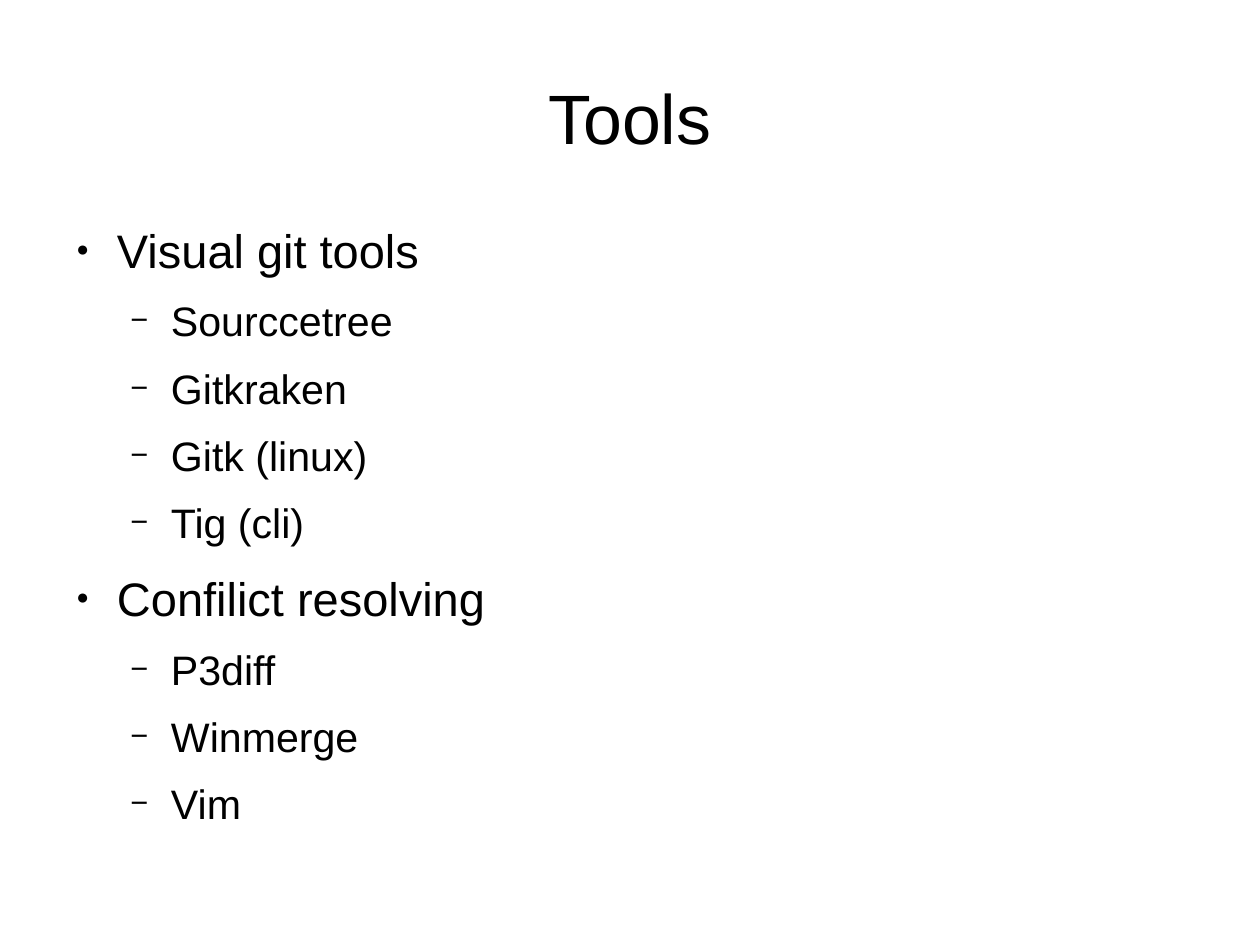
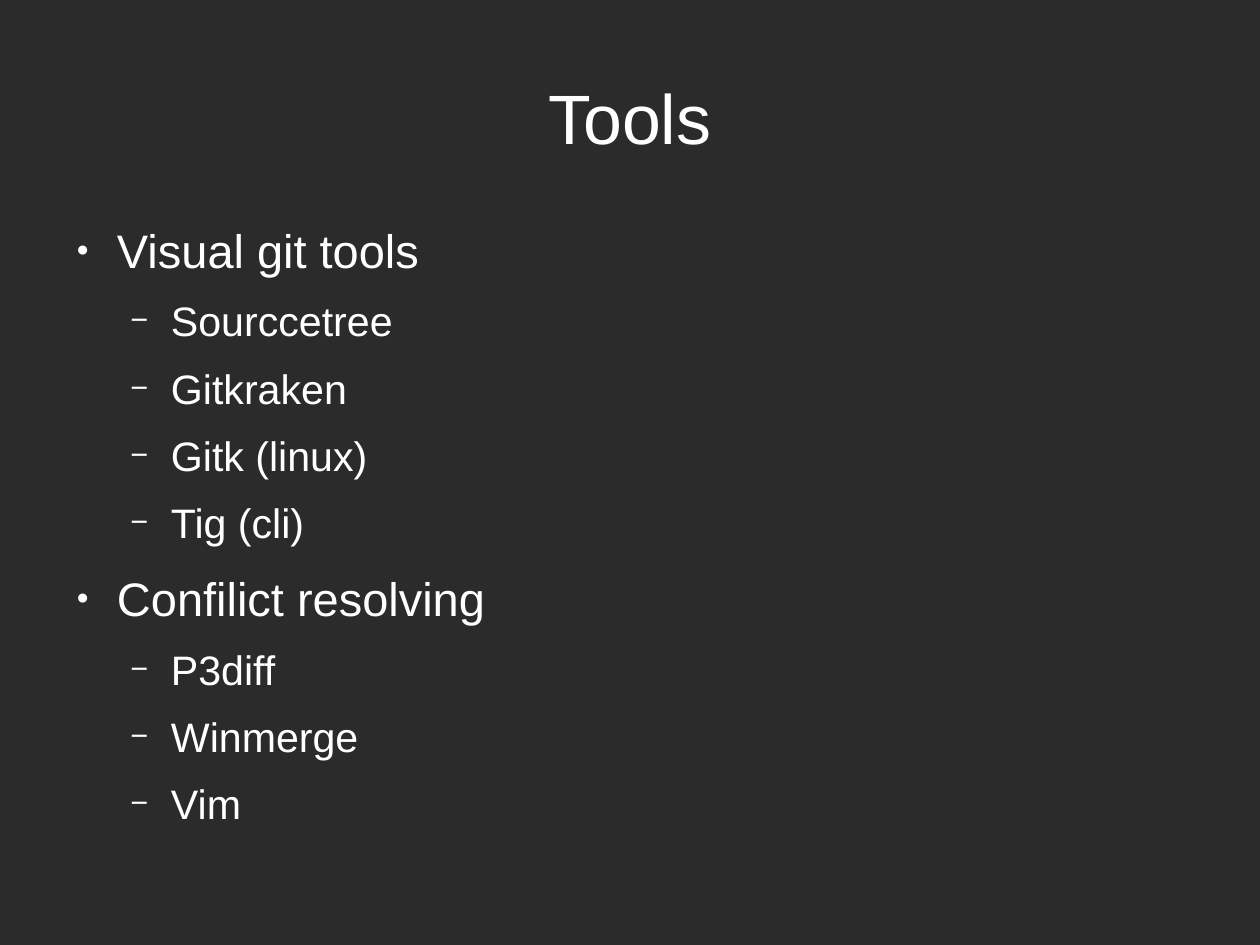
Before and after one commit to hwdegroot/days-of-code, a slide deck: slide 13 of presentation/zee-slides.odp (slide 12 before the commit). Drawn at 1260x945 pixels with LibreOffice and Linux fonts; fonts in the diff are those of the drawing; background and template pictures are left out; a plain dark background stands for a picture behind light text. Boxes give left, top, right and bottom in pixels: in the first picture for what was removed or moved away, otherwise in the second. Text is boxed around its words. In the diff, an @@ line names an element or a change of style, - is before the commit and + after.

```diff
--- a/presentation/zee-slides.odp
+++ b/presentation/zee-slides.odp
@@ background #FFFFFF to picture (left out) @@
@@ title "Tools" at bbox=[548, 93, 711, 145]: text colour #000000 to #FFFFFF @@
@@ text "Visual git tools" at bbox=[117, 234, 485, 760]: text colour #000000 to #FFFFFF; bullet colour #000000 to #FFFFFF @@
```
Also in this commit, not shown: 11 other slides changed, 1 slide added, 1 other file.
